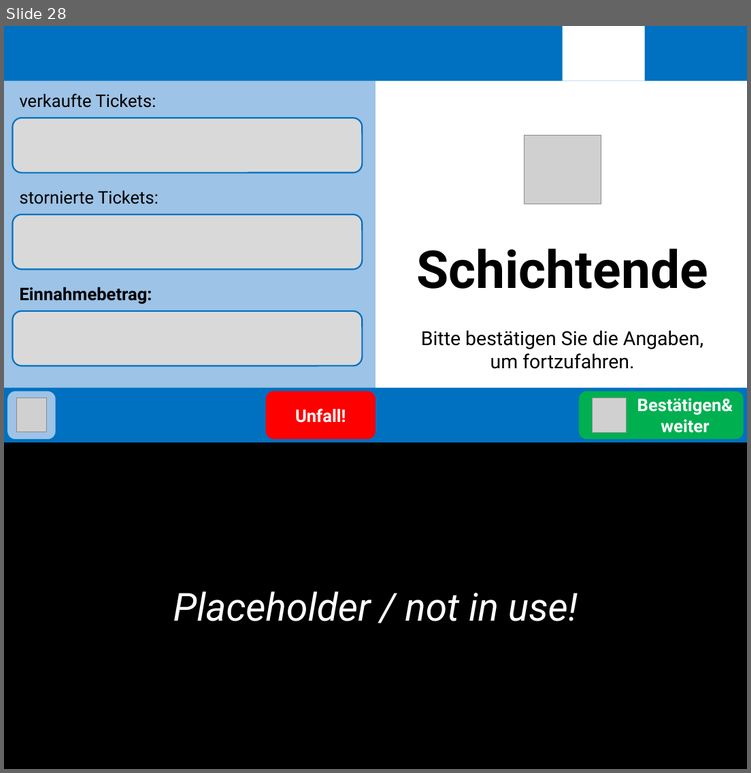
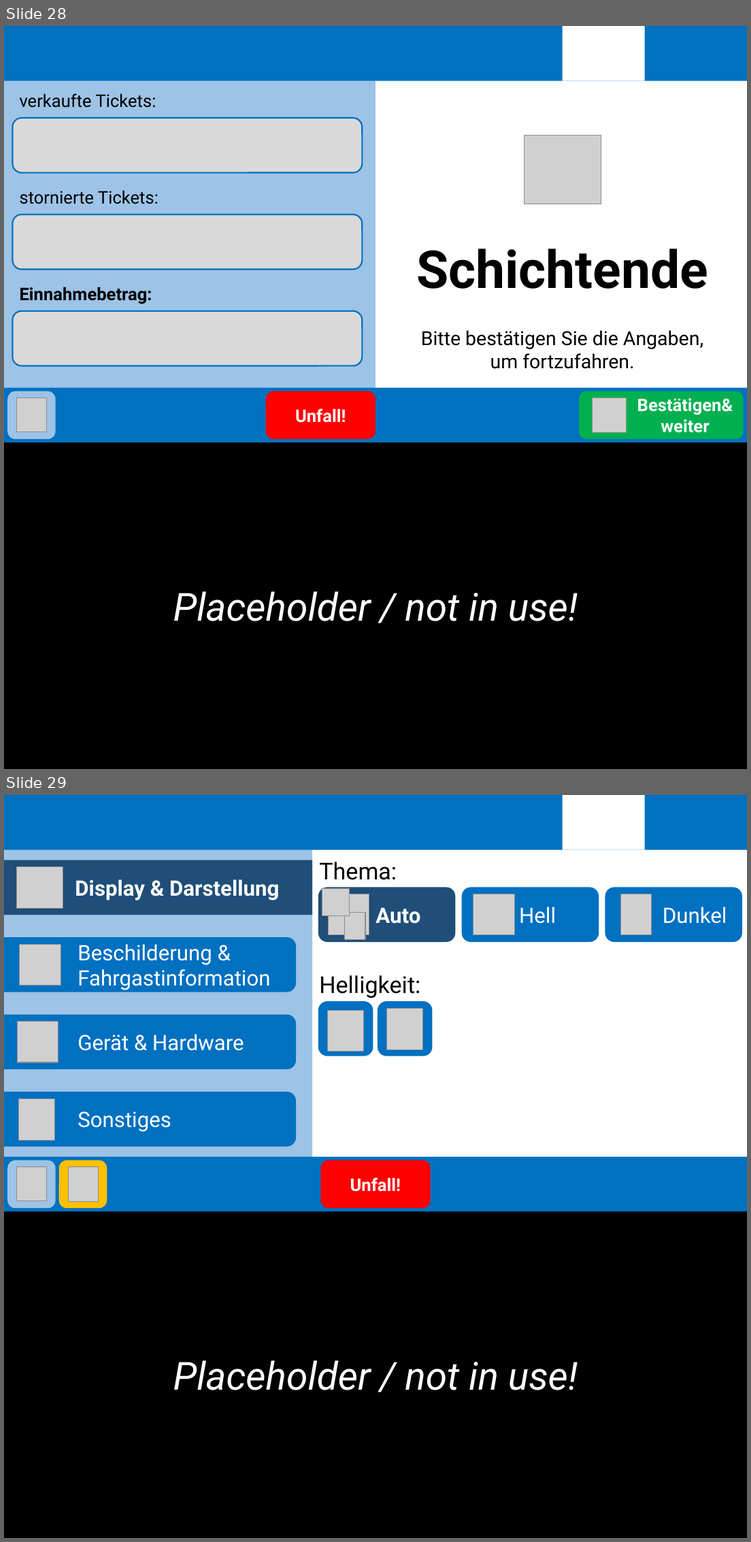
Before and after one commit to ma7t3s-OMSI-Sammlung/Nuntius, a slide deck: printer_textures.pptx. Shown one above the other, each under a label of ours: slide 28 before the commit, slides 28 and 29 after it. The pictures are 751x773 and 751x1542 pixels, drawn with LibreOffice and Linux fonts; fonts in the diff are those of the drawing; grey boxes stand for pictures. Boxes give left, top, right and bottom in pixels: in the first picture for what was removed or moved away, otherwise in the second. Text is boxed around its words. In the diff, an @@ line names an element or a change of style, - is before the commit and + after.

```diff
--- a/printer_textures.pptx
+++ b/printer_textures.pptx
@@ slide 29 added at bbox=[4, 795, 747, 1538], background #FFFFFF @@
@@ rectangle added at bbox=[4, 795, 747, 850], fill #0070C0 @@
@@ rectangle added at bbox=[562, 795, 645, 850], fill #FFFFFF @@
@@ rectangle added at bbox=[4, 850, 312, 1212], fill #9DC3E6 @@
@@ rectangle added at bbox=[4, 860, 312, 915], fill #1F4E79, 22 pt, text #FFFFFF, bold @@
+Display & Darstellung
@@ picture added at bbox=[16, 867, 62, 909] @@
@@ text added at bbox=[319, 862, 396, 880], 24 pt, text #000000 @@
+Thema:
@@ rounded rectangle added at bbox=[318, 887, 455, 942], fill #1F4E79, 22 pt, text #FFFFFF, bold @@
+Auto
@@ picture added at bbox=[322, 888, 349, 915] @@
@@ picture added at bbox=[328, 894, 368, 935] @@
@@ rounded rectangle added at bbox=[461, 887, 598, 942], fill #0070C0, 22 pt, text #FFFFFF @@
+Hell
@@ picture added at bbox=[473, 894, 514, 935] @@
@@ rounded rectangle added at bbox=[604, 887, 742, 942], fill #0070C0, 22 pt, text #FFFFFF @@
+Dunkel
@@ picture added at bbox=[620, 894, 651, 935] @@
@@ picture added at bbox=[344, 913, 365, 940] @@
@@ rounded rectangle added at bbox=[4, 937, 296, 992], fill #0070C0, 22 pt, text #FFFFFF @@
+Beschilderung & Fahrgastinformation
@@ picture added at bbox=[20, 944, 60, 985] @@
@@ text added at bbox=[319, 975, 420, 998], 24 pt, text #000000 @@
+Helligkeit:
@@ rounded rectangle added at bbox=[4, 1014, 296, 1069], fill #0070C0, 22 pt, text #FFFFFF @@
+Gerät & Hardware
@@ rounded rectangle added at bbox=[318, 1001, 373, 1056], fill #0070C0 @@
@@ picture added at bbox=[328, 1010, 364, 1051] @@
@@ rounded rectangle added at bbox=[377, 1001, 432, 1056], fill #0070C0 @@
@@ picture added at bbox=[387, 1008, 423, 1049] @@
@@ picture added at bbox=[17, 1021, 58, 1062] @@
@@ rounded rectangle added at bbox=[4, 1091, 296, 1147], fill #0070C0, 22 pt, text #FFFFFF @@
+Sonstiges
@@ picture added at bbox=[18, 1098, 55, 1140] @@
@@ rectangle added at bbox=[4, 1156, 747, 1211], fill #0070C0 @@
@@ rounded rectangle added at bbox=[7, 1159, 56, 1208], fill #9DC3E6 @@
@@ rounded rectangle added at bbox=[59, 1159, 107, 1208], fill #FFC000 @@
@@ rounded rectangle added at bbox=[321, 1159, 430, 1208], fill #FF0000, 18 pt, text #FFFFFF, bold @@
+Unfall!
@@ picture added at bbox=[16, 1167, 46, 1201] @@
@@ picture added at bbox=[68, 1167, 98, 1201] @@
@@ rectangle added at bbox=[4, 1211, 747, 1538], fill #000000, 40 pt, text #FFFFFF, italic @@
+Placeholder / not in use!
```
Also in this commit, not shown: 4 other slides added, 11 other files.
